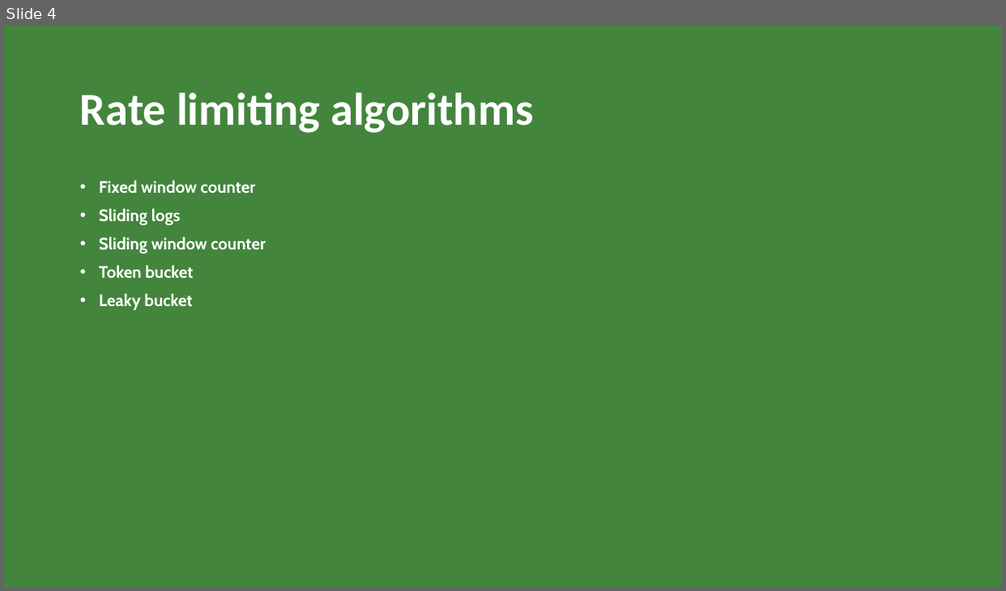
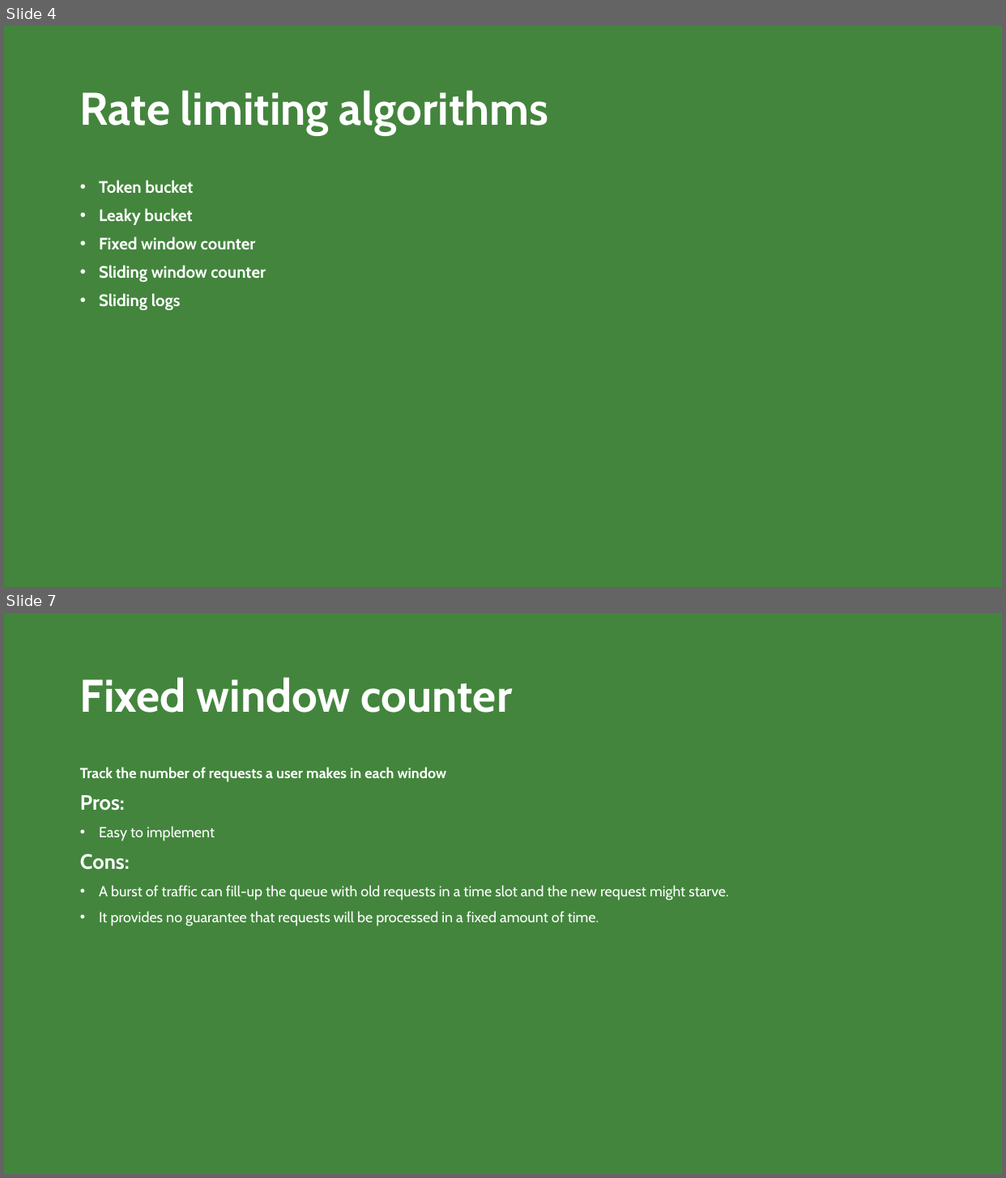
Before and after one commit to hamedhafezi/ppt, a slide deck: BK.pptx. Shown one above the other, each under a label of ours: slide 4 before the commit, slides 4 and 7 after it; the slides between them are not shown. The pictures are 1006x591 and 1006x1178 pixels, drawn with LibreOffice and Linux fonts; fonts in the diff are those of the drawing. Boxes give left, top, right and bottom in pixels: in the first picture for what was removed or moved away, otherwise in the second. Text is boxed around its words. In the diff, an @@ line names an element or a change of style, - is before the commit and + after.

Commit message:
Add rate limit algorithms

```diff
--- a/BK.pptx
+++ b/BK.pptx
@@ slide 7 added at (x1=4, y1=613, x2=1002, y2=1174), background #43853D @@
@@ title added at (x1=80, y1=677, x2=513, y2=713), 44 pt, text #FFFFFF, bold @@
+Fixed window counter
@@ text added at (x1=80, y1=767, x2=728, y2=926), 14 pt, text #FFFFFF @@
+Track the number of requests a user makes in each window
+Pros:
+• Easy to implement
+Cons:
+• A burst of traffic can fill-up the queue with old requests in a time slot and the new request might starve.
+• It provides no guarantee that requests will be processed in a fixed amount of time.
@@ slide 4 changed as well @@
@@ title "Rate limiting algorithms" at (x1=80, y1=90, x2=549, y2=135): font Calibri to Cabin @@
@@ text at (x1=99, y1=180, x2=266, y2=254): paragraphs removed @@
-• Fixed window counter
-• Sliding logs
-• Sliding window counter
@@ text at (x1=99, y1=237, x2=266, y2=310): paragraphs added @@
+• Fixed window counter
+• Sliding window counter
+• Sliding logs
```
Also in this commit, not shown: 4 other slides changed, 3 other slides added.
